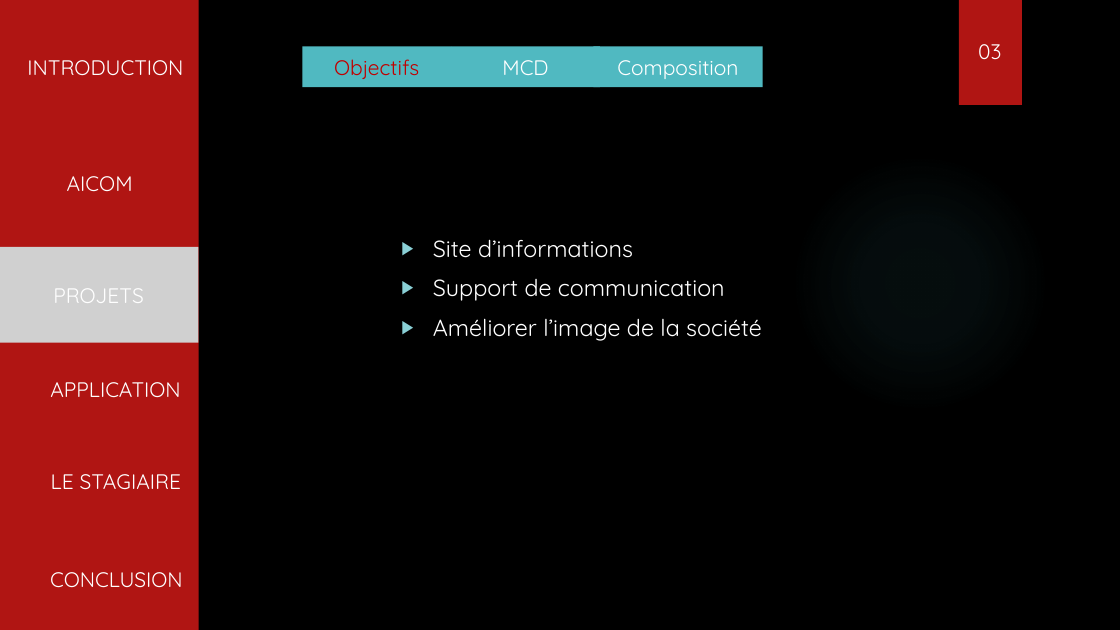
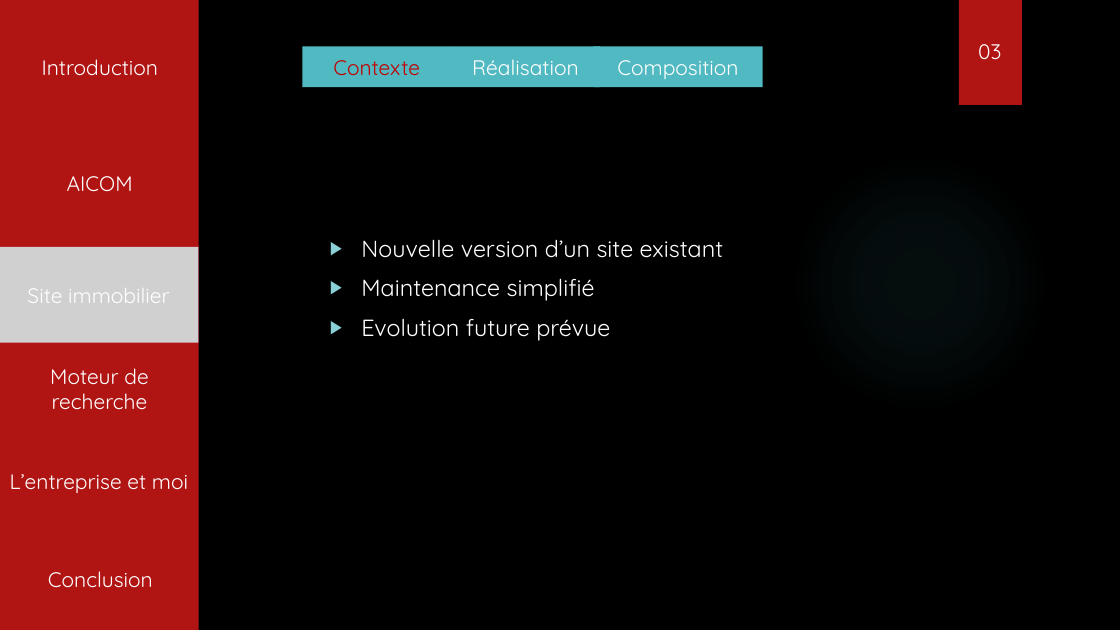
Before and after one commit to tochyvn/ma_banque_document, a slide deck: slide 6 of Aviaco france.pptx. Drawn at 1120x630 pixels with LibreOffice and Linux fonts; fonts in the diff are those of the drawing; grey boxes stand for pictures; background and template pictures are left out. Boxes give left, top, right and bottom in pixels: in the first picture for what was removed or moved away, otherwise in the second. Text is boxed around its words. In the diff, an @@ line names an element or a change of style, - is before the commit and + after.

```diff
--- a/Aviaco france.pptx
+++ b/Aviaco france.pptx
@@ text at box(42, 59, 158, 76): text changed @@
-INTRODUCTION
+Introduction
@@ text in rectangle at box(472, 59, 579, 75): text changed @@
-MCD
+Réalisation
@@ text in rectangle at box(333, 60, 420, 75): text changed @@
-Objectifs
+Contexte
@@ text at box(361, 239, 724, 341): text changed @@
-▶ Site d’informations
-▶ Support de communication
-▶ Améliorer l’image de la société
+▶ Nouvelle version d’un site existant
+▶ Maintenance simplifié
+▶ Evolution future prévue
@@ text in picture at box(27, 288, 170, 303): text changed @@
-PROJETS
+Site immobilier
@@ text at box(50, 368, 148, 409): text changed @@
-APPLICATION
+Moteur de recherche
@@ text at box(10, 474, 188, 493): text changed @@
-LE STAGIAIRE
+L’entreprise et moi
@@ text at box(48, 571, 153, 588): text changed @@
-CONCLUSION
+Conclusion
```
Also in this commit, not shown: 4 other slides changed.
